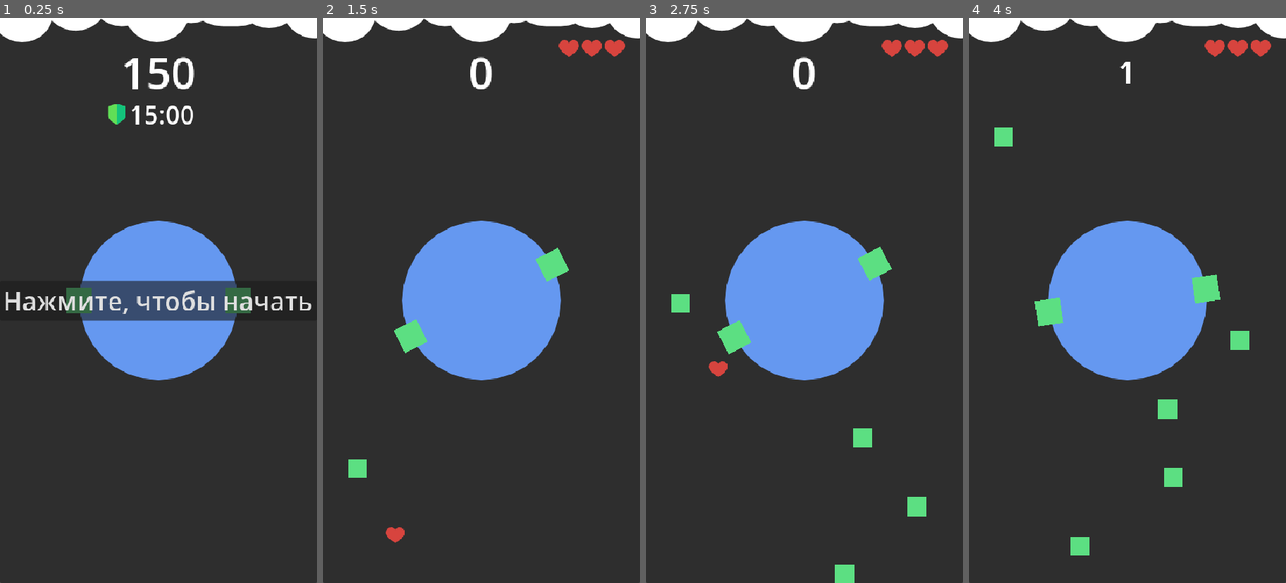
Above: before the commit, frames 1-4 (left to right).
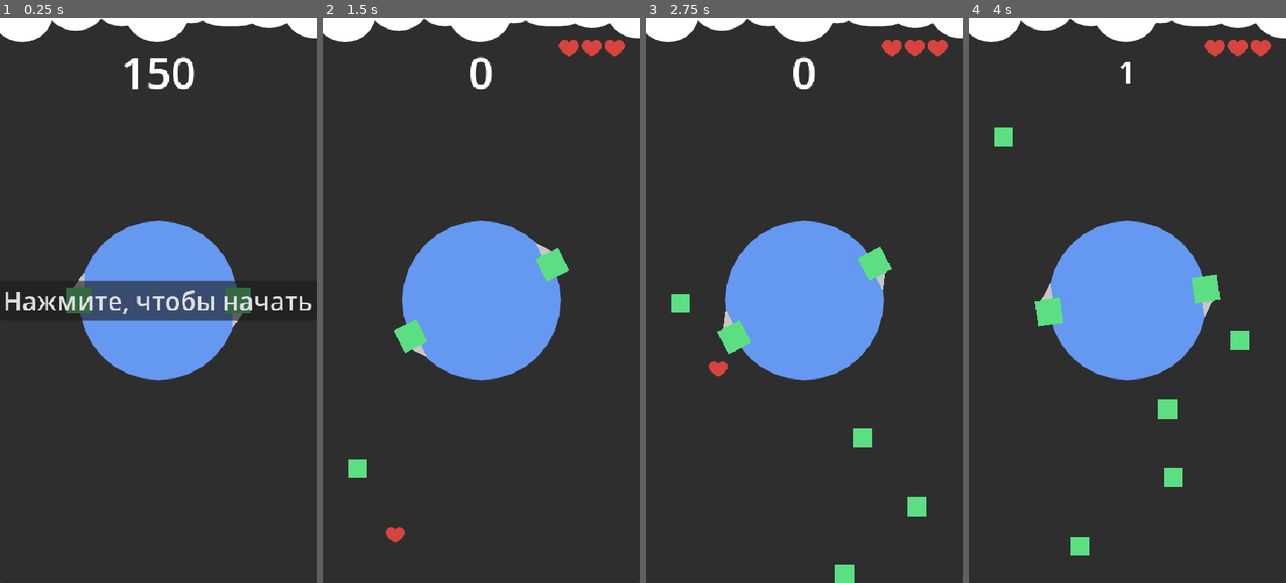
Above: after the commit, the same moments.

Repository: kotofeyy/CircleBattle
Game: Godot game, scene res://main.tscn
Two runs of this game, one before a commit and one after it. Both use one fixed random seed, a clock stepped at 60 frames per second and the inputs below.
Inputs (mouse positions are in pixels of both pictures, inside the frame that each line leads up to):
- Up to frame 1 (0.25 s): no input
- Up to frame 2 (1.5 s): click "Нажмите, чтобы начать" at 0.5 s; move the mouse to (551, 272) at 1.27 s; press the mouse at (551, 272) at 1.28 s
- Up to frame 3 (2.75 s): move the mouse to (741, 328) at 2.02 s; release the mouse at (741, 328) at 2.03 s; click (741, 328) at 2.1 s
- Up to frame 4 (4 s): move the mouse to (1159, 176) at 2.77 s; press the mouse at (1159, 176) at 2.78 s; move the mouse to (1111, 413) at 3.52 s; release the mouse at (1111, 413) at 3.53 s; click (1111, 413) at 3.6 s

The runs differ from the first frame. In frame 1, 0.5% of the frame differs, in the area x 23-77%, y 15-55%; in frame 2, less than 0.1%; in frame 3, less than 0.1%; in frame 4, 0.1%.

Commit message:
добавил шлейф

Diff:
--- a/code/main.gd
+++ b/code/main.gd
@@ -21,6 +21,10 @@
 @onready var timer_label: Label = $TimerControl/HBoxContainer/TimerLabel
 @onready var timer_control: Control = $TimerControl
 
+@onready var elemen_2_line_direction_right: Line2D = $CircleElements/Elemen2LineDirectionRight
+@onready var element_2_line_direction_left: Line2D = $CircleElements/Element2LineDirectionLeft
+@onready var element_1_line_direction_right: Line2D = $CircleElements/Element1LineDirectionRight
+@onready var element_1_line_direction_left: Line2D = $CircleElements/Element1LineDirectionLeft
 
 
 
@@ -75,6 +79,16 @@
 func _unhandled_input(event: InputEvent) -> void:
 	if event is InputEventMouseButton  and event.is_action_pressed("mouse_action"):
 		direction = !direction
+		if direction:
+			element_1_line_direction_left.visible = false
+			element_2_line_direction_left.visible = false
+			element_1_line_direction_right.visible = true
+			elemen_2_line_direction_right.visible = true
+		else:
+			element_1_line_direction_left.visible = true
+			element_2_line_direction_left.visible = true
+			element_1_line_direction_right.visible = false
+			elemen_2_line_direction_right.visible = false
 
 
 func spawn_loop() -> void:
--- a/main.tscn
+++ b/main.tscn
@@ -15,6 +15,10 @@
 corner_radius_top_right = 150
 corner_radius_bottom_right = 150
 corner_radius_bottom_left = 150
+
+[sub_resource type="Curve" id="Curve_5vw27"]
+_data = [Vector2(0, 1), 0.0, 0.0, 0, 0, Vector2(1, 0), 0.0, 0.0, 0, 0]
+point_count = 2
 
 [sub_resource type="RectangleShape2D" id="RectangleShape2D_ig7tw"]
 size = Vector2(40, 40)
@@ -217,6 +221,46 @@
 pivot_offset_ratio = Vector2(0.5, 0.5)
 mouse_filter = 2
 
+[node name="Elemen2LineDirectionRight" type="Line2D" parent="CircleElements" unique_id=906181562]
+visible = false
+position = Vector2(20, 143.465)
+rotation = 3.1415925
+points = PackedVector2Array(20, 3.175, 12, -22.805)
+closed = true
+width = 18.63
+width_curve = SubResource("Curve_5vw27")
+default_color = Color(0.7750634, 0.7750634, 0.7750634, 1)
+end_cap_mode = 2
+
+[node name="Element2LineDirectionLeft" type="Line2D" parent="CircleElements" unique_id=1354073104]
+position = Vector2(20, 143.465)
+rotation = 3.1415925
+points = PackedVector2Array(20, 36.205, 12, 62.835)
+closed = true
+width = 18.63
+width_curve = SubResource("Curve_5vw27")
+default_color = Color(0.7750634, 0.7750634, 0.7750634, 1)
+end_cap_mode = 2
+
+[node name="Element1LineDirectionRight" type="Line2D" parent="CircleElements" unique_id=1229330878]
+visible = false
+position = Vector2(230, 105)
+points = PackedVector2Array(20, 3.175, 12, -22.805)
+closed = true
+width = 18.63
+width_curve = SubResource("Curve_5vw27")
+default_color = Color(0.7750634, 0.7750634, 0.7750634, 1)
+end_cap_mode = 2
+
+[node name="Element1LineDirectionLeft" type="Line2D" parent="CircleElements" unique_id=294553049]
+position = Vector2(230, 105)
+points = PackedVector2Array(20, 36.205, 12, 62.835)
+closed = true
+width = 18.63
+width_curve = SubResource("Curve_5vw27")
+default_color = Color(0.7750634, 0.7750634, 0.7750634, 1)
+end_cap_mode = 2
+
 [node name="Element" type="Panel" parent="CircleElements" unique_id=788550441]
 layout_mode = 1
 anchors_preset = 8
@@ -494,6 +538,7 @@
 wait_time = 15.0
 
 [node name="TimerControl" type="Control" parent="." unique_id=1214751806]
+visible = false
 layout_mode = 1
 anchors_preset = 5
 anchor_left = 0.5
